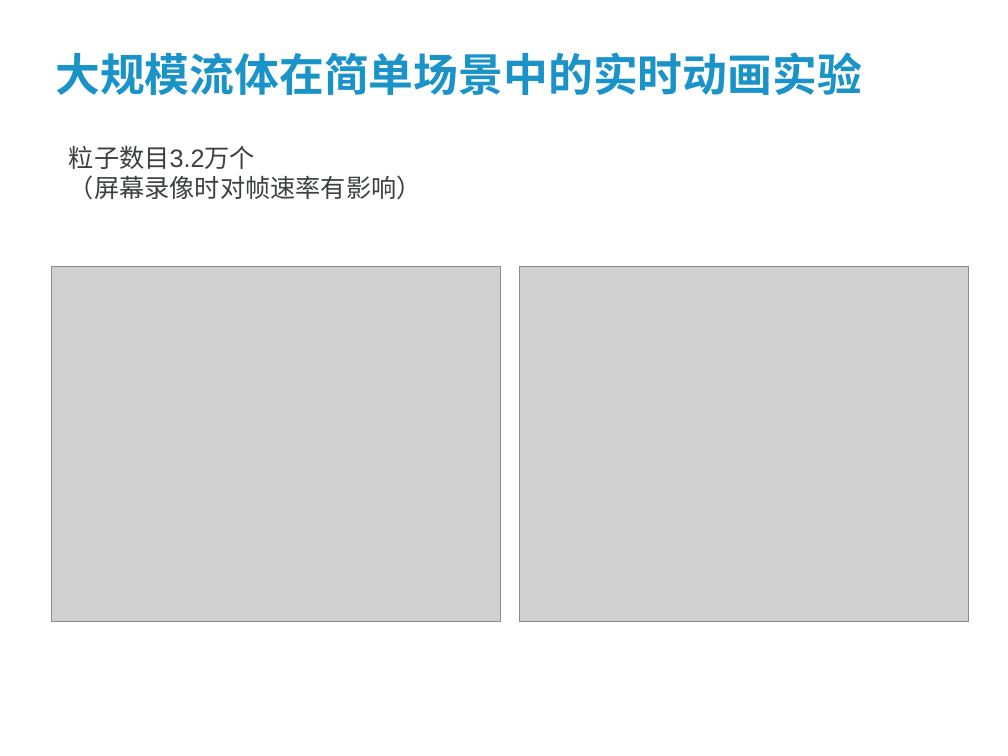
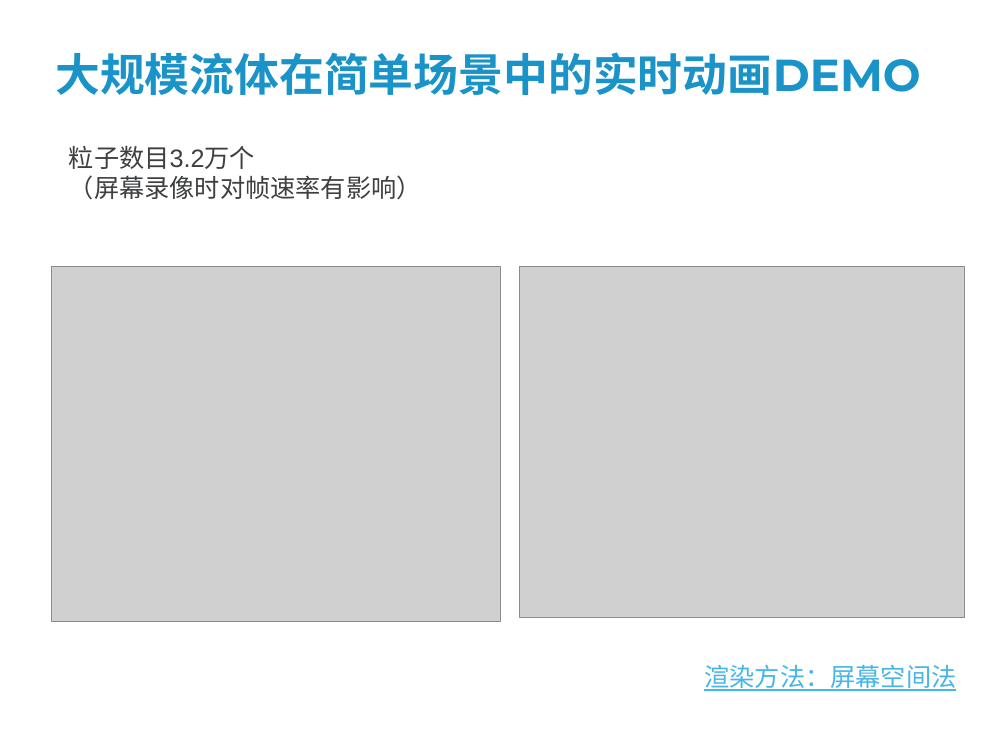
Before and after one commit to wsxmm1153/dissertation, a slide deck: slide 9 of paper/答辩讲稿.ppt. Drawn at 1008x756 pixels with LibreOffice and Linux fonts; fonts in the diff are those of the drawing; grey boxes stand for pictures; background and template pictures are left out. Boxes give left, top, right and bottom in pixels: in the first picture for what was removed or moved away, otherwise in the second. Text is boxed around its words. In the diff, an @@ line names an element or a change of style, - is before the commit and + after.

```diff
--- a/paper/答辩讲稿.ppt
+++ b/paper/答辩讲稿.ppt
@@ title at (55,52,920,95): text changed @@
-大规模流体在简单场景中的实时动画实验
+大规模流体在简单场景中的实时动画DEMO
@@ picture: place and size @@
-picture at (520,267,969,621)
+picture at (520,267,965,618)
@@ text added at (704,665,956,691), 18 pt, text #47B6E7, underline @@
+渲染方法：屏幕空间法
```
Also in this commit, not shown: 8 other slides changed, 18 slides added, 1 slide removed, 2 other files.
